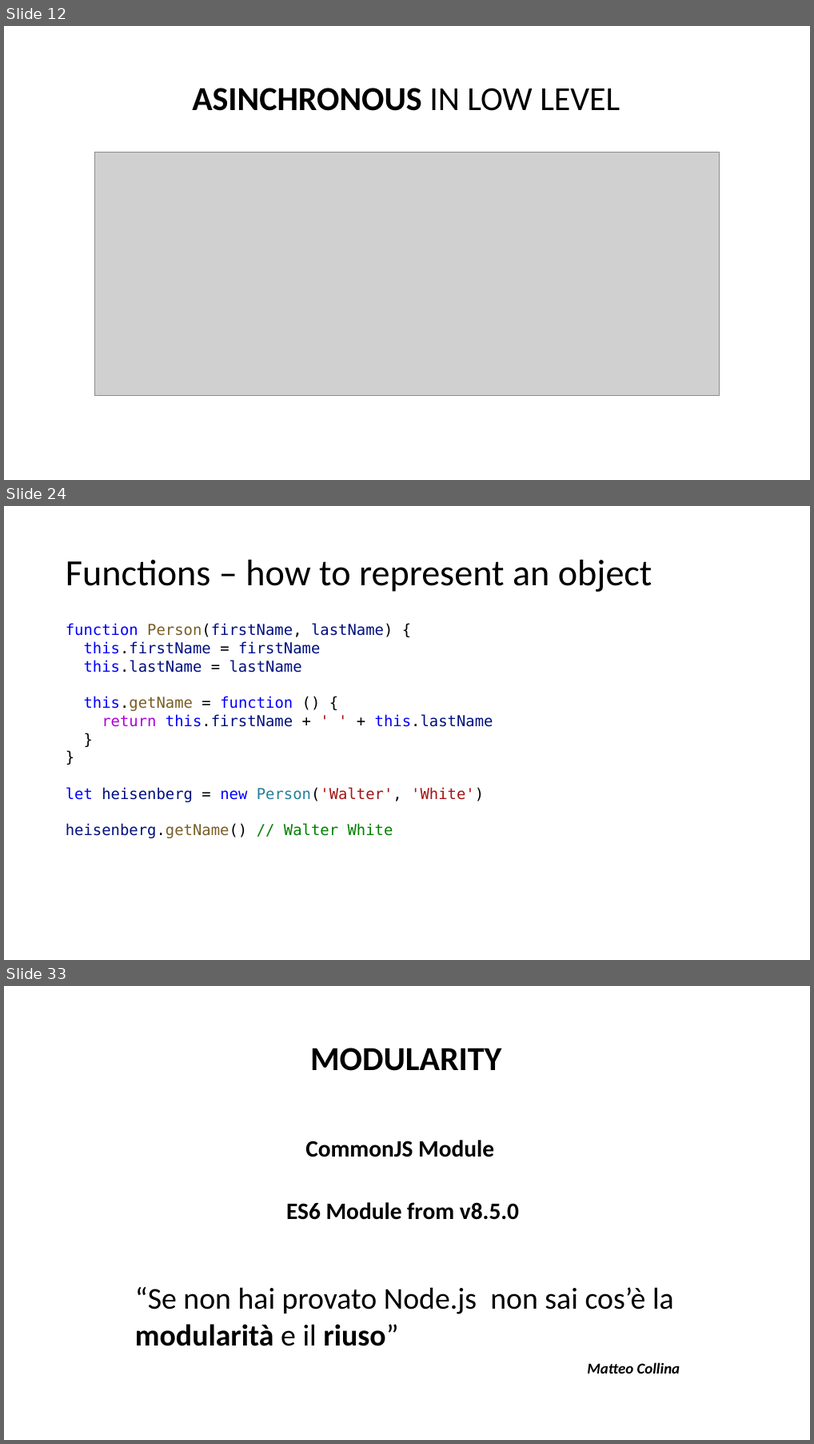
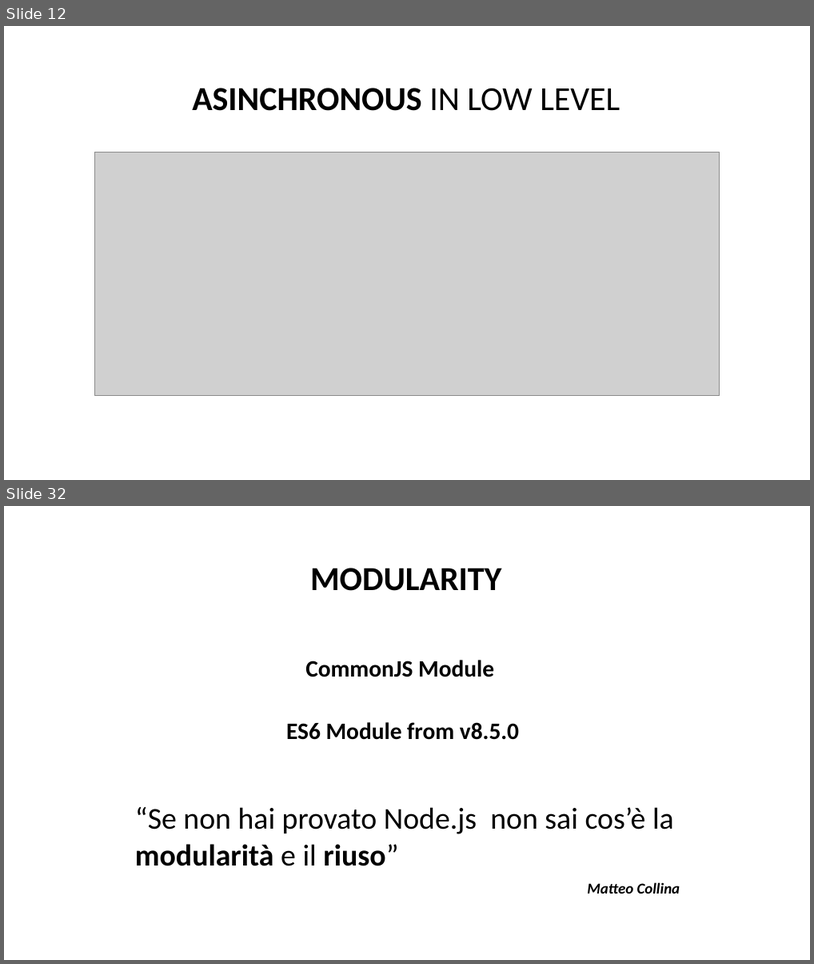
Before and after one commit to NickNaso/nodejs-tsw-2017, a slide deck: slides/nodejs-from-zero-to-hero.pptx. Shown one above the other, each under a label of ours: slides 12, 24 and 33 before the commit, slides 12 and 32 after it; the slides between them are not shown. The pictures are 814x1444 and 814x964 pixels, drawn with LibreOffice and Linux fonts; fonts in the diff are those of the drawing; grey boxes stand for pictures. Boxes give left, top, right and bottom in pixels: in the first picture for what was removed or moved away, otherwise in the second. Text is boxed around its words. In the diff, an @@ line names an element or a change of style, - is before the commit and + after.

```diff
--- a/slides/nodejs-from-zero-to-hero.pptx
+++ b/slides/nodejs-from-zero-to-hero.pptx
@@ slide 24 removed at box(4, 506, 810, 960), background #FFFFFF @@
@@ title removed at box(66, 560, 653, 592) @@
-Functions – how to represent an object
@@ text removed at box(66, 623, 494, 838) @@
-function Person(firstName, lastName) {
-this.firstName = firstName
-this.lastName = lastName
-this.getName = function () {
-return this.firstName + ' ' + this.lastName
-}
-}
-let heisenberg = new Person('Walter', 'White')
-heisenberg.getName() // Walter White
@@ what was slide 33 is now slide 32 @@
```
Also in this commit, not shown: 12 slides changed, 7 slides added, 7 other slides removed, 1 other file.
